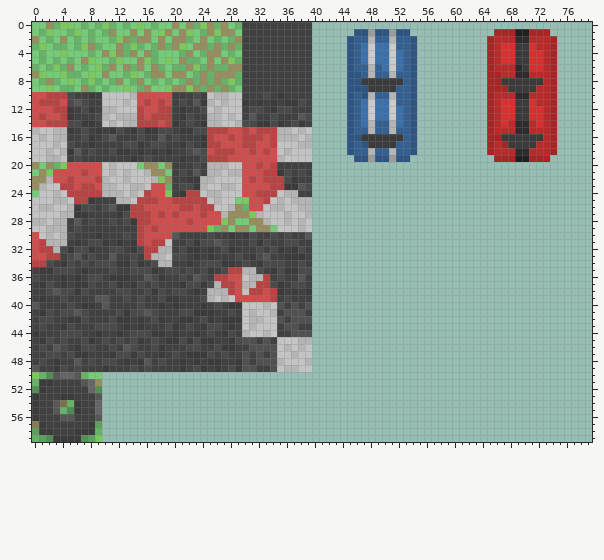
Sprite sheet: app/src/main/res/drawable/graphics.png. The picture above is the old version.
The file is 80x60 pixels. Colours within 5 levels of each other are drawn and written as one.
After:
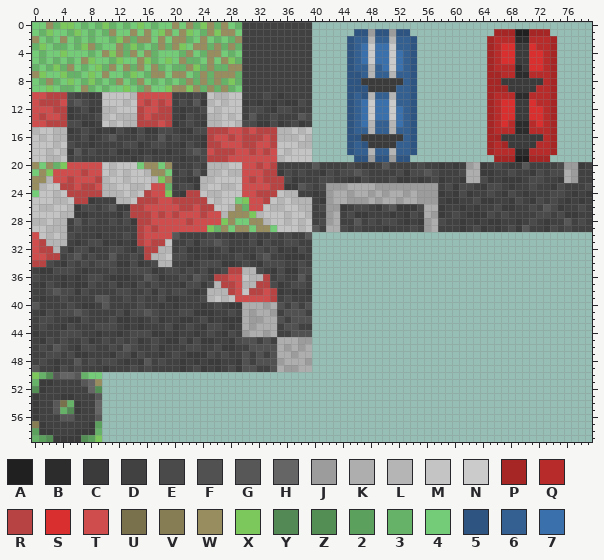
Palette (. is transparent): A #202020  B #2c2c2c  C #3b3b3b  D #414141  E #4a4a4a  F #515151  G #575757  H #656565  J #9c9c9c  K #aeaeae  L #b6b5b5  M #c4c4c4  N #cbcbcb  P #a62626  Q #b82b2b  R #b84343  S #d92f2f  T #d04d4d  U #79714c  V #867d54  W #978d5f  X #7dc85d  Y #528955  Z #538f54  2 #5ca05d  3 #66b269  4 #74cb78  5 #2e5581  6 #335f91  7 #3a70ab
From old to new:
y 20: x 40..79 ........................................ -> GDDDDEDCCDGDDDDEDDCDCDJKCDEDCCGDDDDEJJCD
y 21: x 40..79 ........................................ -> DCEDEEGEDDDDECEEGEDDDEKKCCDDEDDCEDEEKJDD
y 22: x 40..79 ........................................ -> DEEDDCCEDDDECCDCDECDDCKKECDCCCDEEDDCKJDD
y 23: x 40..79 ........................................ -> DEJJJKKKKJJJJJJJJJDECEEDCEEDCDDEDDCEDDDE
y 24: x 40..79 ........................................ -> CDJKKJKKJKJKKJKJJJCDCECDDEDCEDCDDDEEDCDC
y 25: x 40..79 ........................................ -> DCJKKJJJKJKKJKKJJJDCCDDECCDDCEDCEDEDCDCD
y 26: x 40..79 ........................................ -> DEJJCDEEDCEGCCCEKKCDDCDCDDECCDDEDGECDDED
y 27: x 40..79 ........................................ -> DDJKDECCDDDCDCEDKJCDEDCCCEDEDDDDEEDECCDD
y 28: x 40..79 ........................................ -> DEJKDDGDEDEEDCDCJKEDDCDCDCCDDCDEDCDDGDED
y 29: x 40..79 ........................................ -> GDKKEDEDDDCDDDEDJKDDDCDECDCDECGDDCEDEDDD
y 40: x 30..34 MMMLM -> KKKJK
y 41: x 30..34 MLMML -> KJKKJ
y 42: x 30..34 MLLMM -> KJJKK
y 43: x 30..34 MLMMM -> KJKKK
y 44: x 30..34 LMMLM -> JKKJK
y 45: x 35..39 MMMLL -> KKKJJ
y 46: x 35..39 MLMLM -> KJKJK
y 47: x 35..39 MMLMM -> KKJKK
y 48: x 35..39 LMMML -> JKKKJ
y 49: x 35..39 MLLMM -> KJJKK
